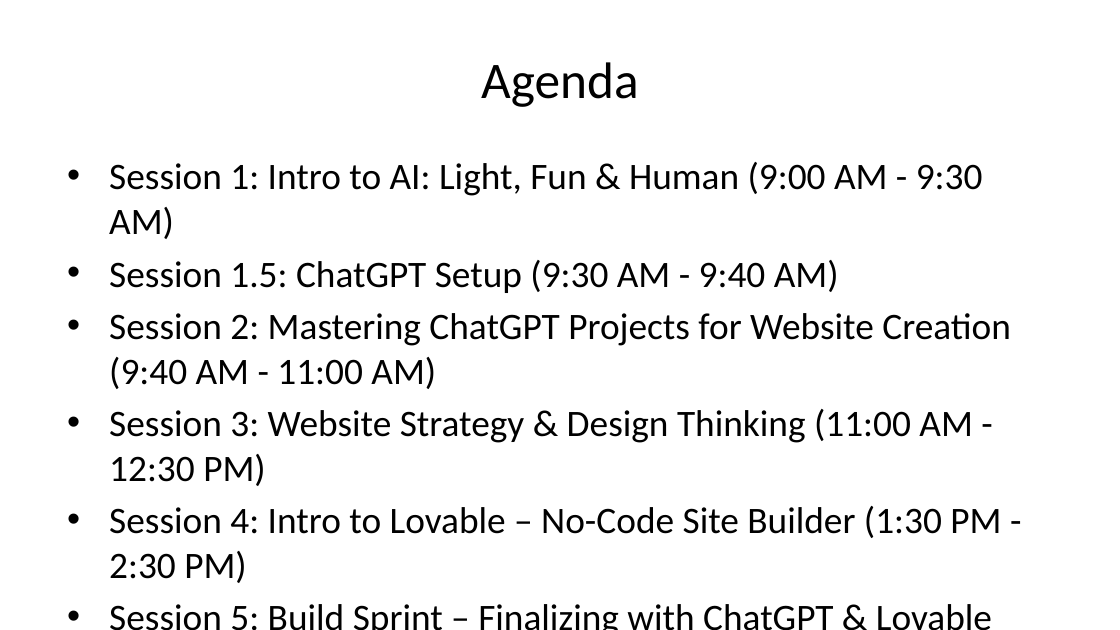
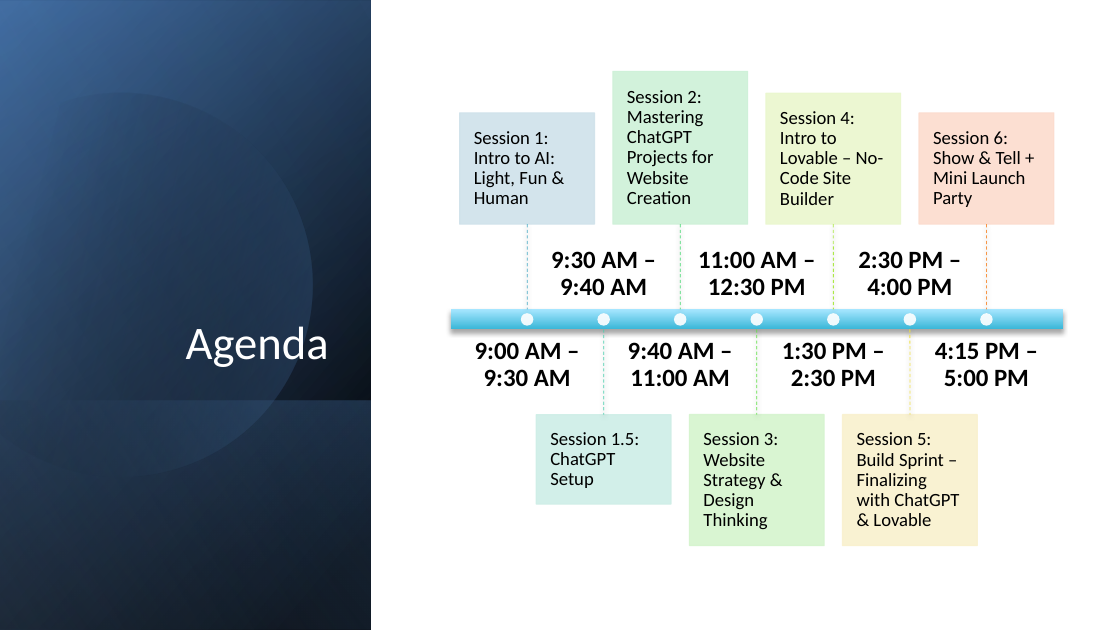
Before and after one commit to manateeit/ai-course-business-entry-101, a slide deck: slide 2 of Workshop_Guide_Slides.pptx. Drawn at 1120x630 pixels with LibreOffice and Linux fonts; fonts in the diff are those of the drawing. Boxes give left, top, right and bottom in pixels: in the first picture for what was removed or moved away, otherwise in the second. Text is boxed around its words. In the diff, an @@ line names an element or a change of style, - is before the commit and + after.

```diff
--- a/Workshop_Guide_Slides.pptx
+++ b/Workshop_Guide_Slides.pptx
@@ rectangle added at box(0, 1, 370, 630), fill gradient #000000 to #376092 @@
@@ rectangle added at box(0, 1, 370, 630), fill gradient #000000 to #4F81BD @@
@@ rectangle added at box(0, 0, 371, 630), fill gradient #000000 to #95B3D7 @@
@@ freeform shape added at box(0, 47, 359, 516), fill gradient #000000 to #4F81BD @@
@@ title "Agenda": place and size @@
-title "Agenda" at box(481, 62, 638, 107)
+title "Agenda" at box(186, 326, 329, 367)
@@ title "Agenda" at box(186, 326, 329, 367): size 33 to 30 pt, text colour #000000 to #FFFFFF; alignment centre to right; vertical alignment middle to bottom @@
@@ text removed at box(109, 162, 1011, 583) @@
-• Session 1: Intro to AI: Light, Fun & Human (9:00 AM - 9:30 AM)
-• Session 1.5: ChatGPT Setup (9:30 AM - 9:40 AM)
-• Session 2: Mastering ChatGPT Projects for Website Creation (9:40 AM - 11:00 AM)
-• Session 3: Website Strategy & Design Thinking (11:00 AM - 12:30 PM)
-• Session 4: Intro to Lovable – No-Code Site Builder (1:30 PM - 2:30 PM)
-• Session 5: Build Sprint – Finalizing with ChatGPT & Lovable (2:30 PM - 4:00 PM)
-• Session 6: Show & Tell + Mini Launch Party (4:15 PM - 5:00 PM)
@@ group added at box(450, 72, 1063, 545): 14 texts, 8 rectangles, 7 lines, 7 ellipses @@
+9:00 AM – 9:30 AM
+Session 1: Intro to AI: Light, Fun & Human
+9:30 AM – 9:40 AM
+Session 1.5: ChatGPT Setup
+9:40 AM – 11:00 AM
+Session 2: Mastering ChatGPT Projects for Website Creation
+11:00 AM – 12:30 PM
+Session 3: Website Strategy & Design Thinking
+1:30 PM – 2:30 PM
+Session 4: Intro to Lovable – No-Code Site Builder
+2:30 PM – 4:00 PM
+Session 5: Build Sprint – Finalizing with ChatGPT & Lovable
+4:15 PM – 5:00 PM
+Session 6: Show & Tell + Mini Launch Party
@@ rectangle added at box(0, 400, 371, 629), fill gradient #4F81BD to #000000 @@
```
Also in this commit, not shown: 9 other slides changed.
